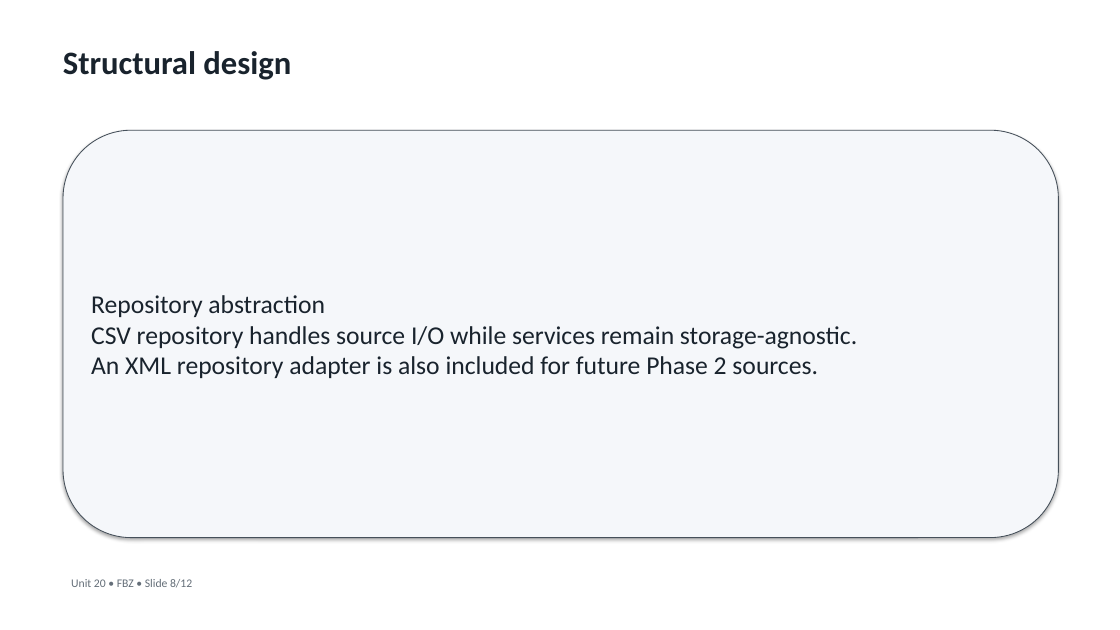
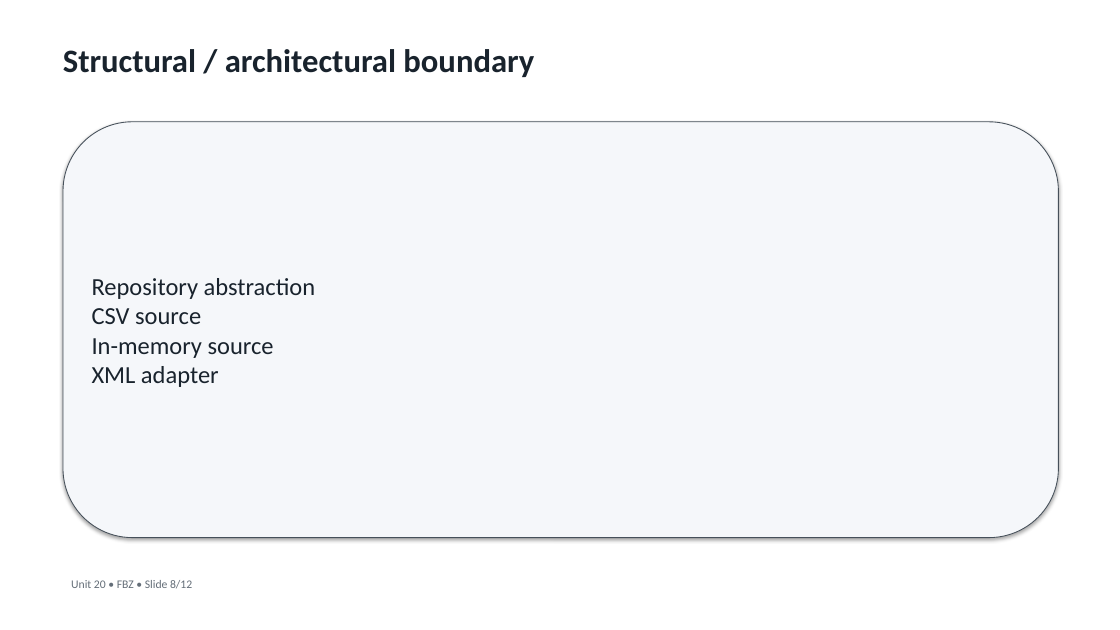
Before and after one commit to alibuildswebsites-ux/Unit20-FBZ-Comics-Unmasked-Application, a slide deck: slide 8 of submission/Unit20_FBZ_SOLID_OOP_Presentation.pptx. Drawn at 1120x630 pixels with LibreOffice and Linux fonts; fonts in the diff are those of the drawing. Boxes give left, top, right and bottom in pixels: in the first picture for what was removed or moved away, otherwise in the second. Text is boxed around its words. In the diff, an @@ line names an element or a change of style, - is before the commit and + after.

```diff
--- a/submission/Unit20_FBZ_SOLID_OOP_Presentation.pptx
+++ b/submission/Unit20_FBZ_SOLID_OOP_Presentation.pptx
@@ text at (63, 49, 534, 77): text changed @@
-Structural design
+Structural / architectural boundary
@@ rounded rectangle "Repository abstraction CSV source In-memory ...": place and size @@
-rounded rectangle "Repository abstraction CSV source In-memory ..." at (63, 130, 1059, 538)
+rounded rectangle "Repository abstraction CSV source In-memory ..." at (63, 122, 1059, 538)
@@ text in rounded rectangle at (92, 278, 316, 387): text changed; size 22 to 21 pt @@
-Repository abstraction
-CSV repository handles source I/O while services remain storage-agnostic.
-An XML repository adapter is also included for future Phase 2 sources.
+Repository abstraction
+CSV source
+In-memory source
+XML adapter
```
Also in this commit, not shown: 9 other slides changed, 2 slides added, 2 slides removed, 36 other files.
